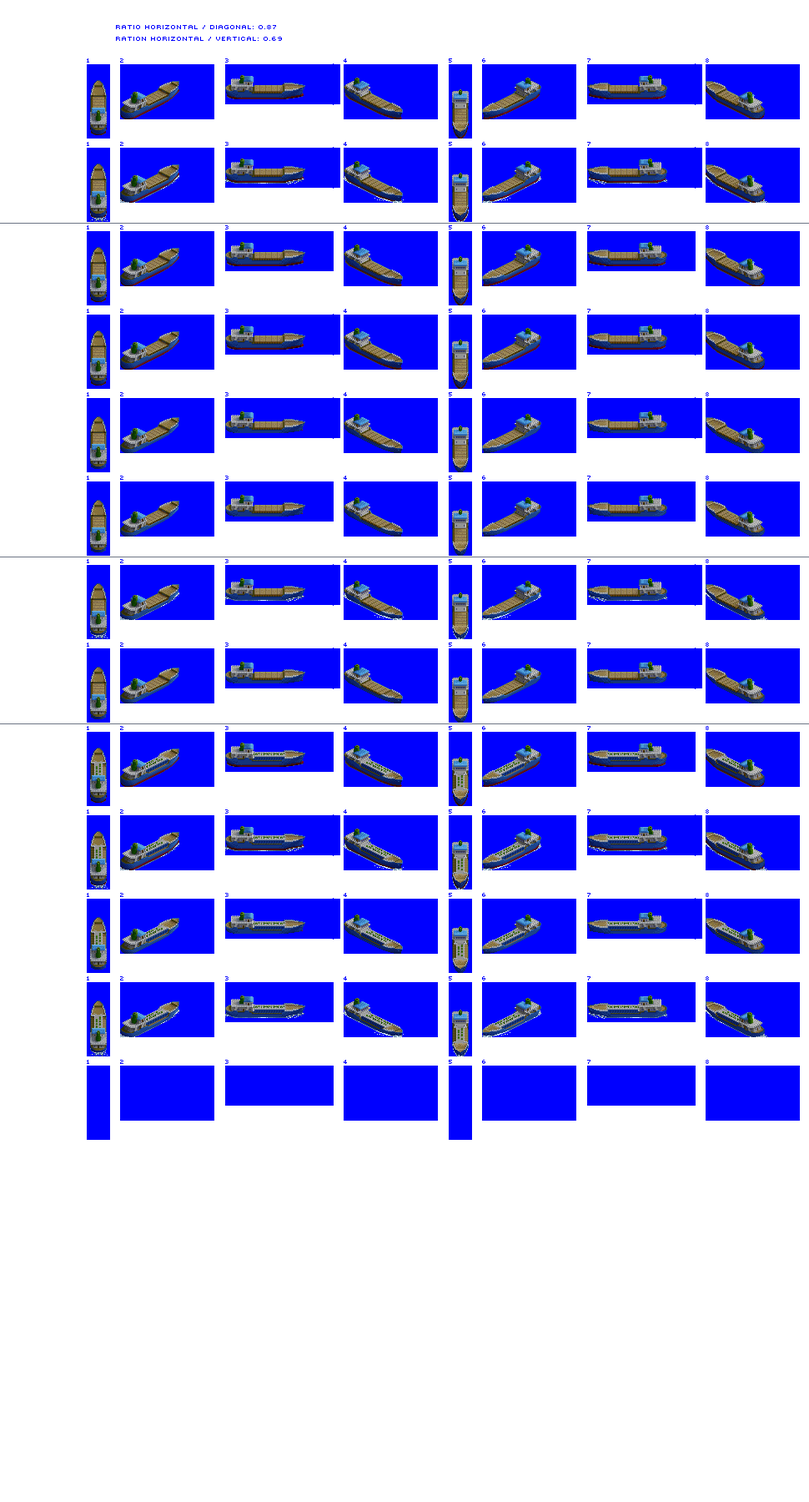
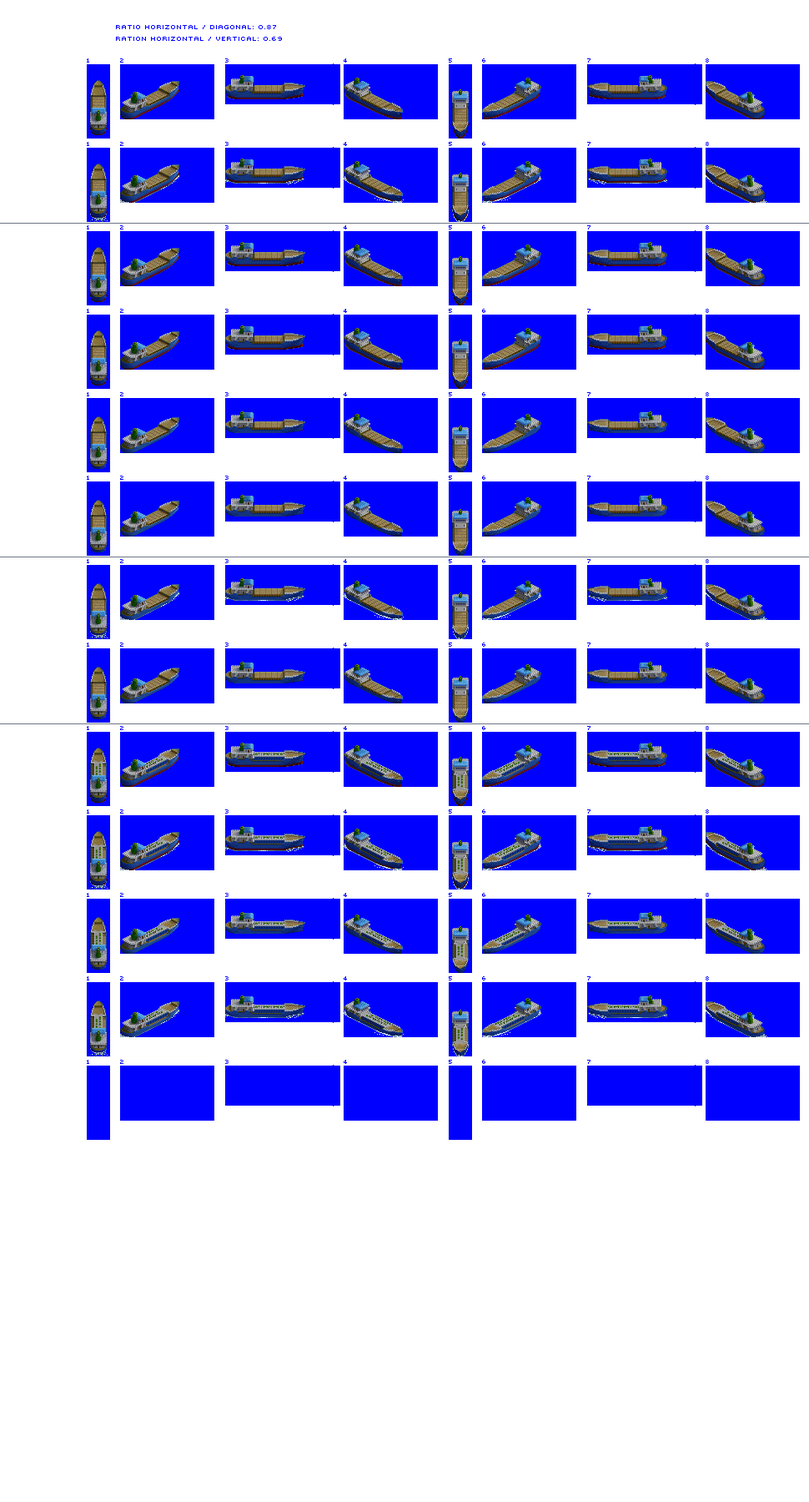
Layered file, before and after one edit (w=809, h=1502). Changes by layer:
painted on "blue bg" over (332, 230, 703, 1107)
